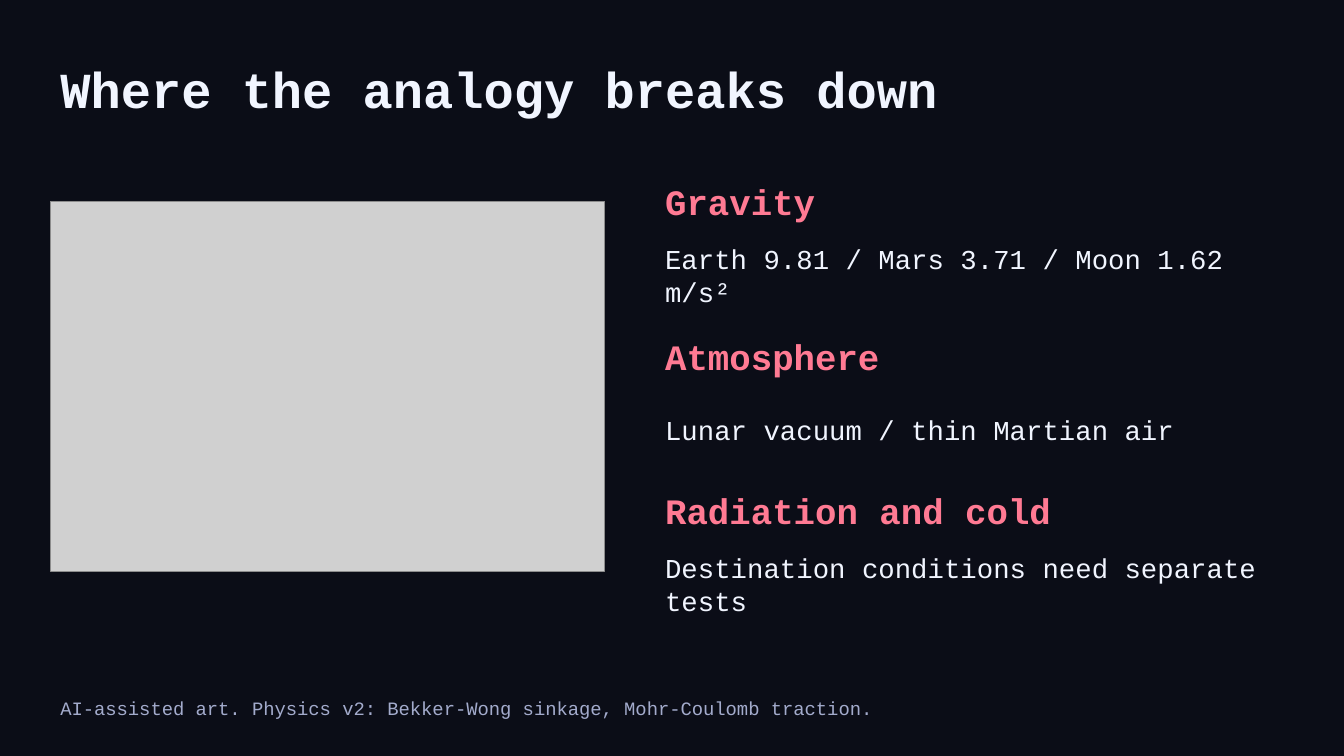
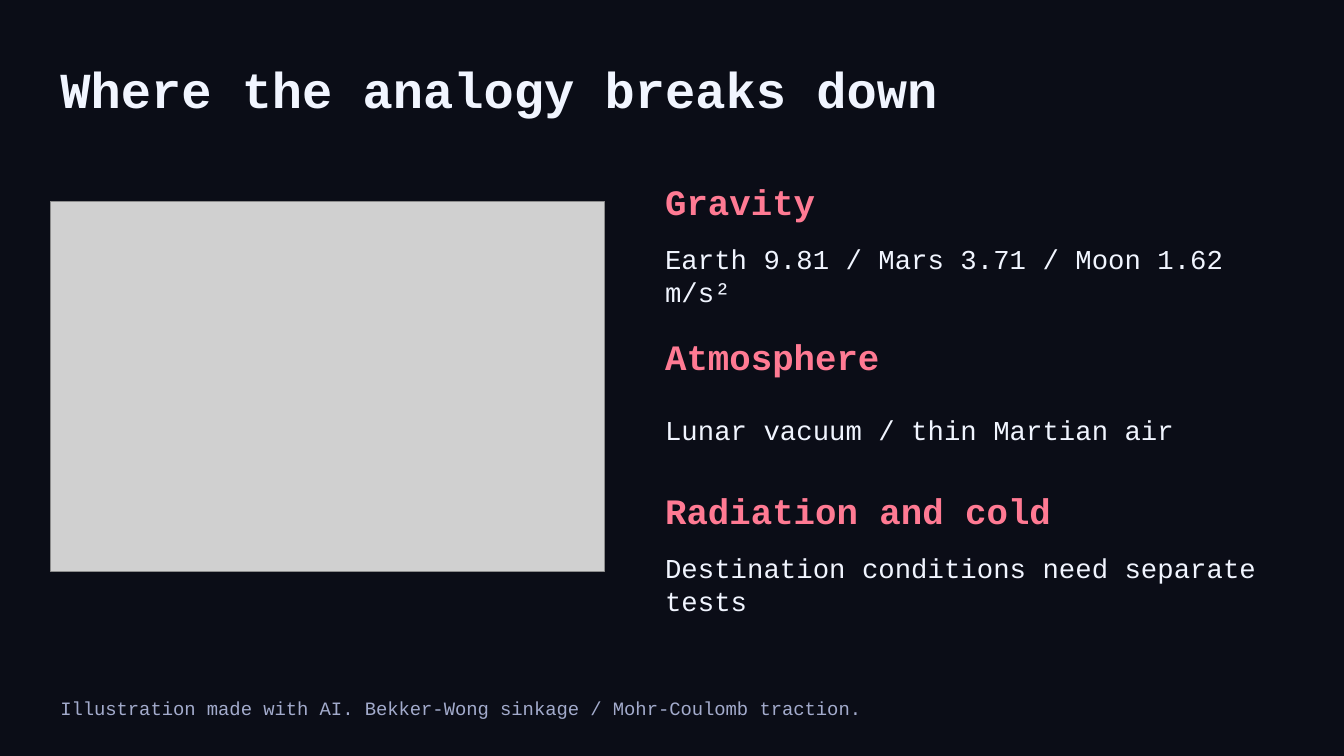
Before and after one commit to Niettzche/spaceapps-2026, a slide deck: slide 6 of docs/media/marsception_slides.pptx. Drawn at 1344x756 pixels with LibreOffice and Linux fonts; fonts in the diff are those of the drawing; grey boxes stand for pictures. Boxes give left, top, right and bottom in pixels: in the first picture for what was removed or moved away, otherwise in the second. Text is boxed around its words. In the diff, an @@ line names an element or a change of style, - is before the commit and + after.

```diff
--- a/docs/media/marsception_slides.pptx
+++ b/docs/media/marsception_slides.pptx
@@ text at <box>60,702,862,719</box>: text changed @@
-AI-assisted art. Physics v2: Bekker-Wong sinkage, Mohr-Coulomb traction.
+Illustration made with AI. Bekker-Wong sinkage / Mohr-Coulomb traction.
```
Also in this commit, not shown: 1 other slide changed, 1 slide added, 1 slide removed, 13 other files.
